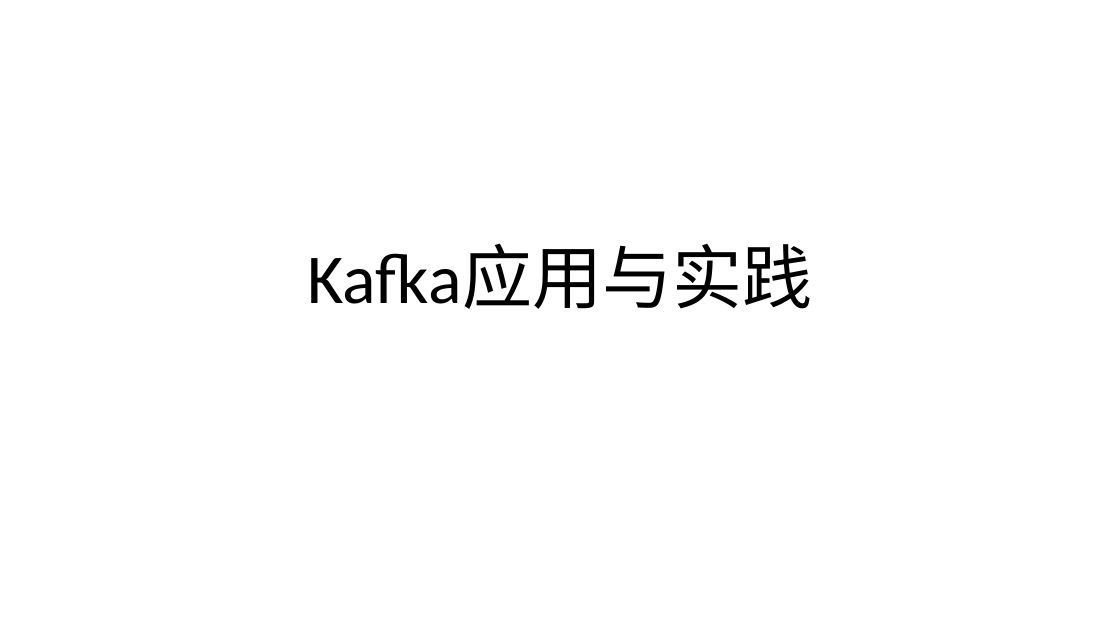
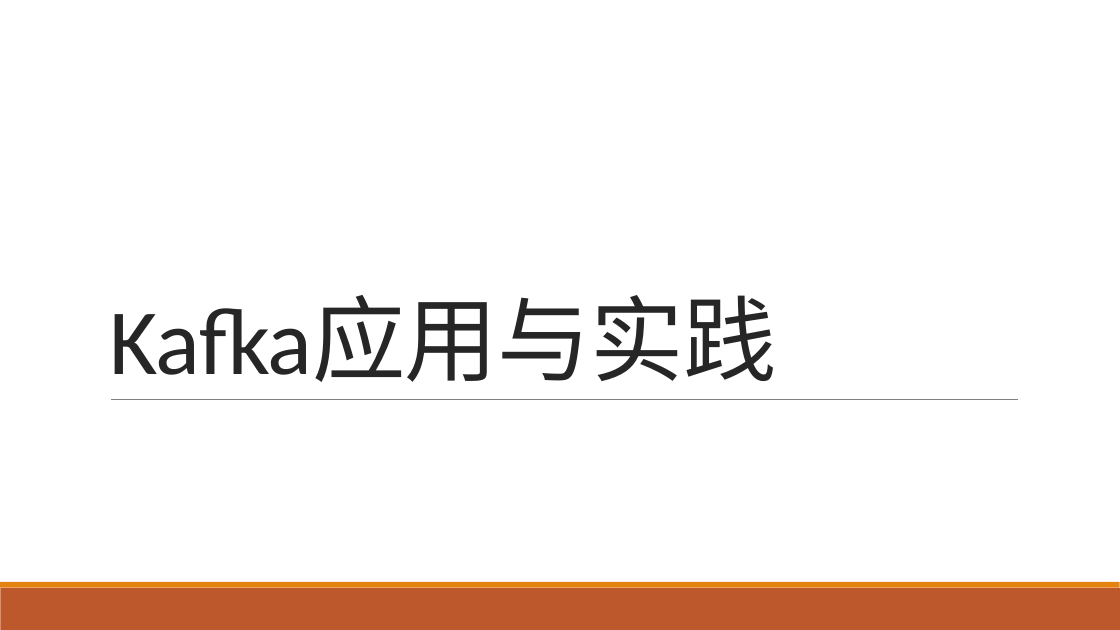
Before and after one commit to airuitian/MicroService, a slide deck: slide 1 of middlerware/kafka介绍与实战.pptx. Drawn at 1120x630 pixels with LibreOffice and Linux fonts; fonts in the diff are those of the drawing. Boxes give left, top, right and bottom in pixels: in the first picture for what was removed or moved away, otherwise in the second. Text is boxed around its words. In the diff, an @@ line names an element or a change of style, - is before the commit and + after.

```diff
--- a/middlerware/kafka介绍与实战.pptx
+++ b/middlerware/kafka介绍与实战.pptx
@@ title "Kafka应用与实践": place and size @@
-title "Kafka应用与实践" at [308,244,813,309]
+title "Kafka应用与实践" at [109,296,776,382]
@@ title "Kafka应用与实践" at [109,296,776,382]: size 60 to 80 pt, text colour #000000 to #262626, letter spacing 0 to -0.5 pt; alignment centre to left; line spacing 0.9 to 0.85 @@
@@ line added from (111, 399) to (1018, 399), #808080 0.5 pt @@
@@ rectangle added at [0,588,1120,630], fill #BD582C @@
@@ rectangle added at [0,582,1120,588], fill #E48312 @@
```
Also in this commit, not shown: 25 other slides changed, 8 slides added, 1 slide removed, 5 other files.
